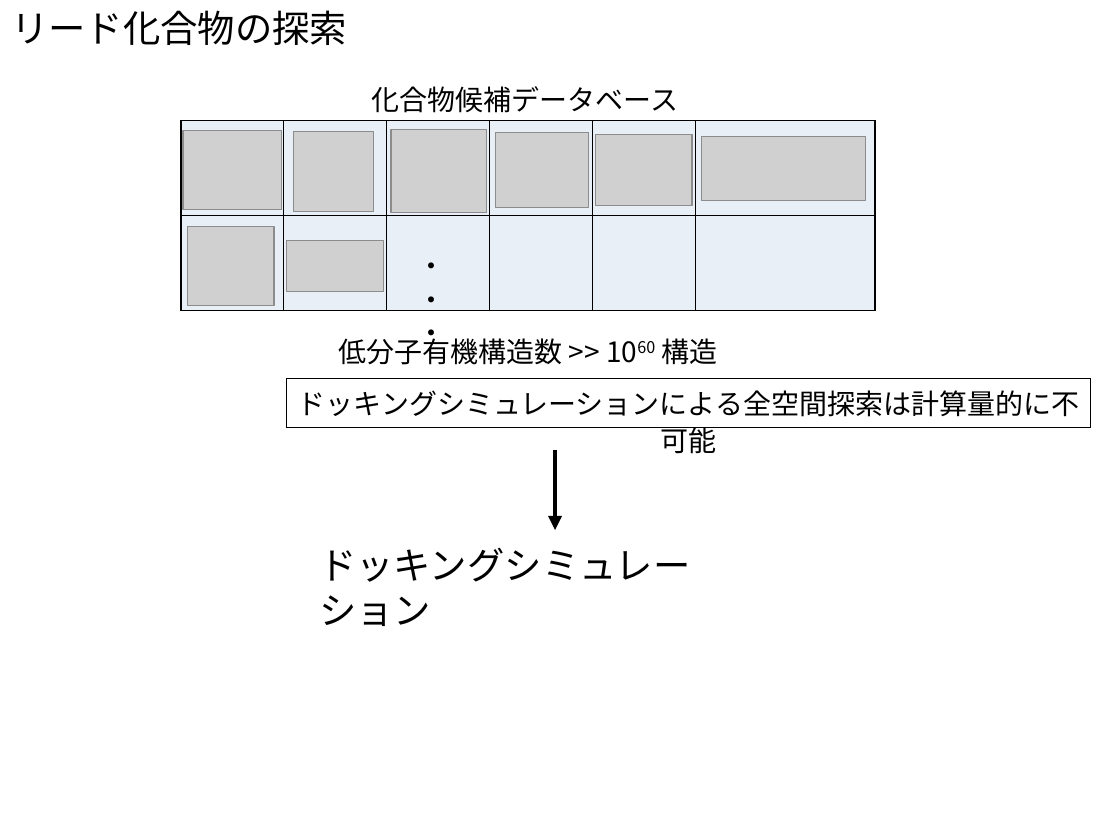
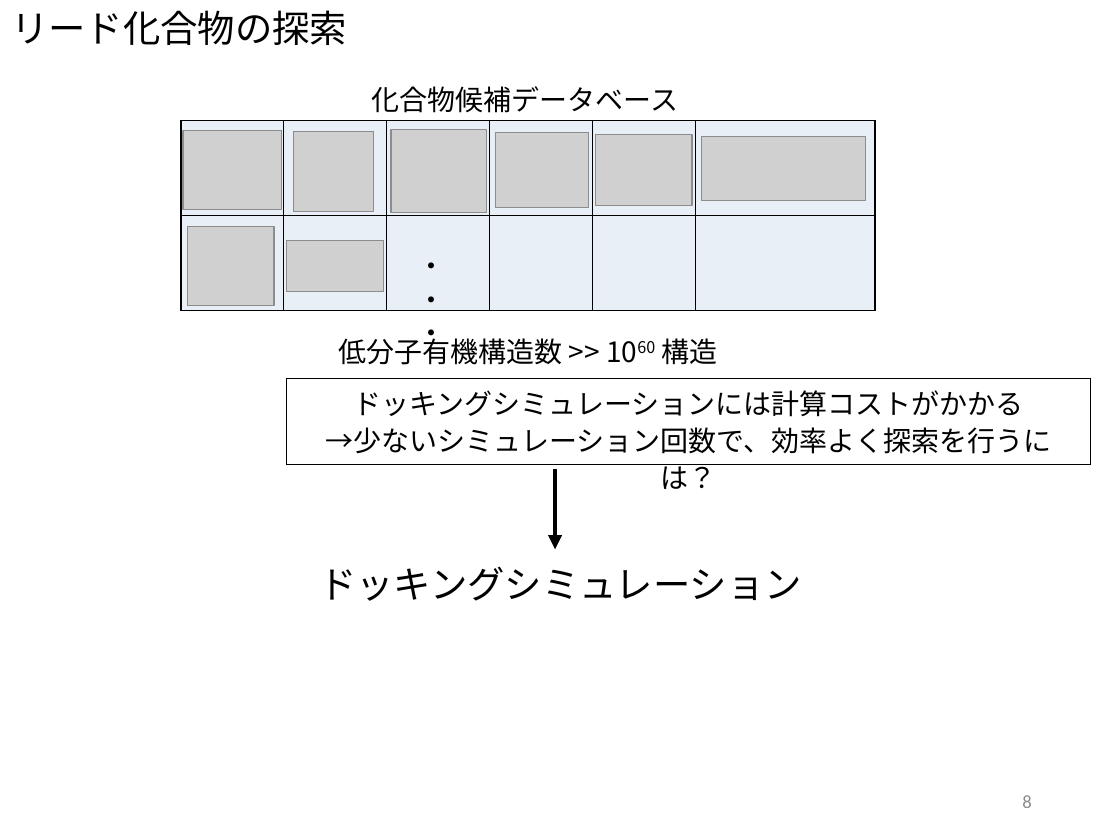
Before and after one commit to miya-dai/system_design, a slide deck: slide 8 of discussion/中間発表.pptx (slide 9 before the commit). Drawn at 1120x840 pixels with LibreOffice and Linux fonts; fonts in the diff are those of the drawing; grey boxes stand for pictures. Boxes give left, top, right and bottom in pixels: in the first picture for what was removed or moved away, otherwise in the second. Text is boxed around its words. In the diff, an @@ line names an element or a change of style, - is before the commit and + after.

```diff
--- a/discussion/中間発表.pptx
+++ b/discussion/中間発表.pptx
@@ rectangle "ドッキングシミュレーションには計算コストがかかる": place and size @@
-rectangle "ドッキングシミュレーションには計算コストがかかる" at box(287, 379, 1091, 428)
+rectangle "ドッキングシミュレーションには計算コストがかかる" at box(287, 379, 1091, 465)
@@ text in rectangle at box(326, 390, 1052, 454): text changed @@
-ドッキングシミュレーションによる全空間探索は計算量的に不可能
+ドッキングシミュレーションには計算コストがかかる
+→少ないシミュレーション回数で、効率よく探索を行うには？
@@ arrow moved from (556, 449) - (556, 530) to (556, 469) - (556, 549) @@
@@ text "ドッキングシミュレーション" rewrapped from box(319, 547, 690, 626) to box(319, 566, 802, 601) @@
@@ page number added at box(1022, 795, 1031, 808), 12 pt, text #8C8C8C @@
+8
```
Also in this commit, not shown: 20 other slides changed, 3 slides added, 1 slide removed, 1 other file.
